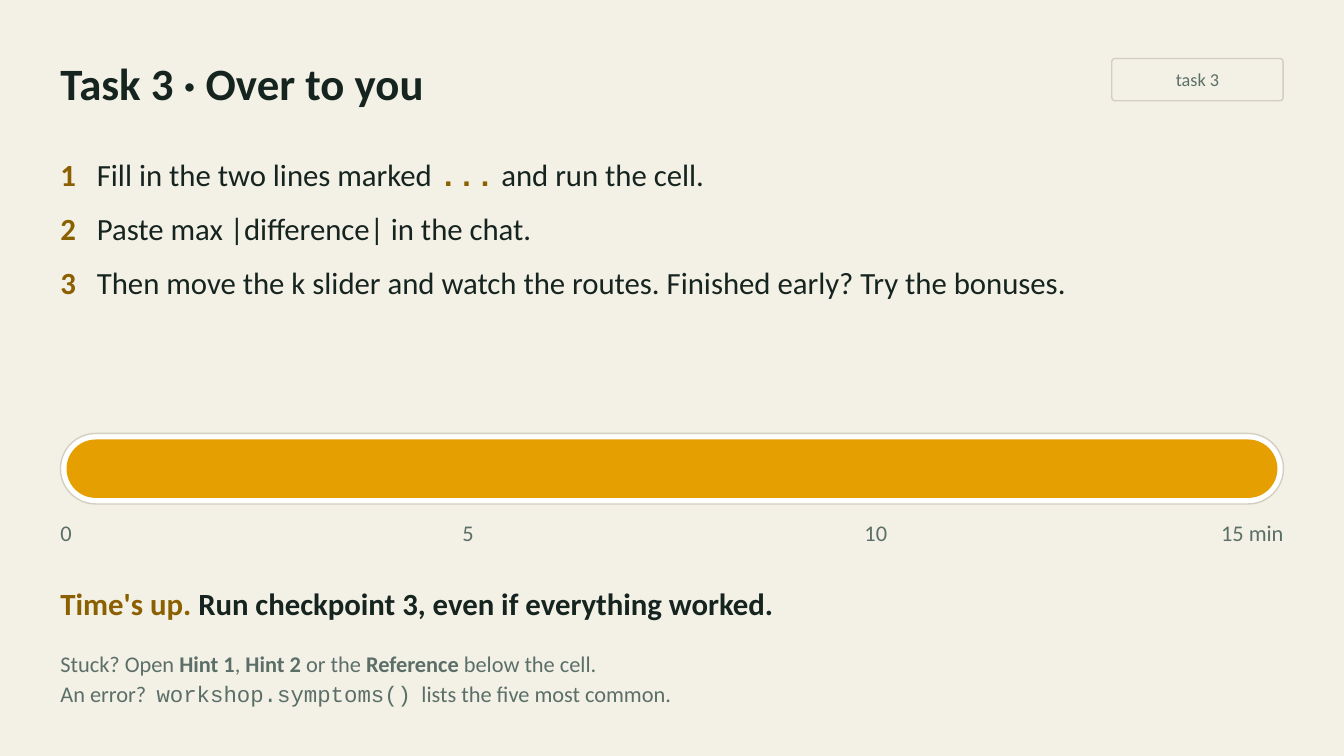
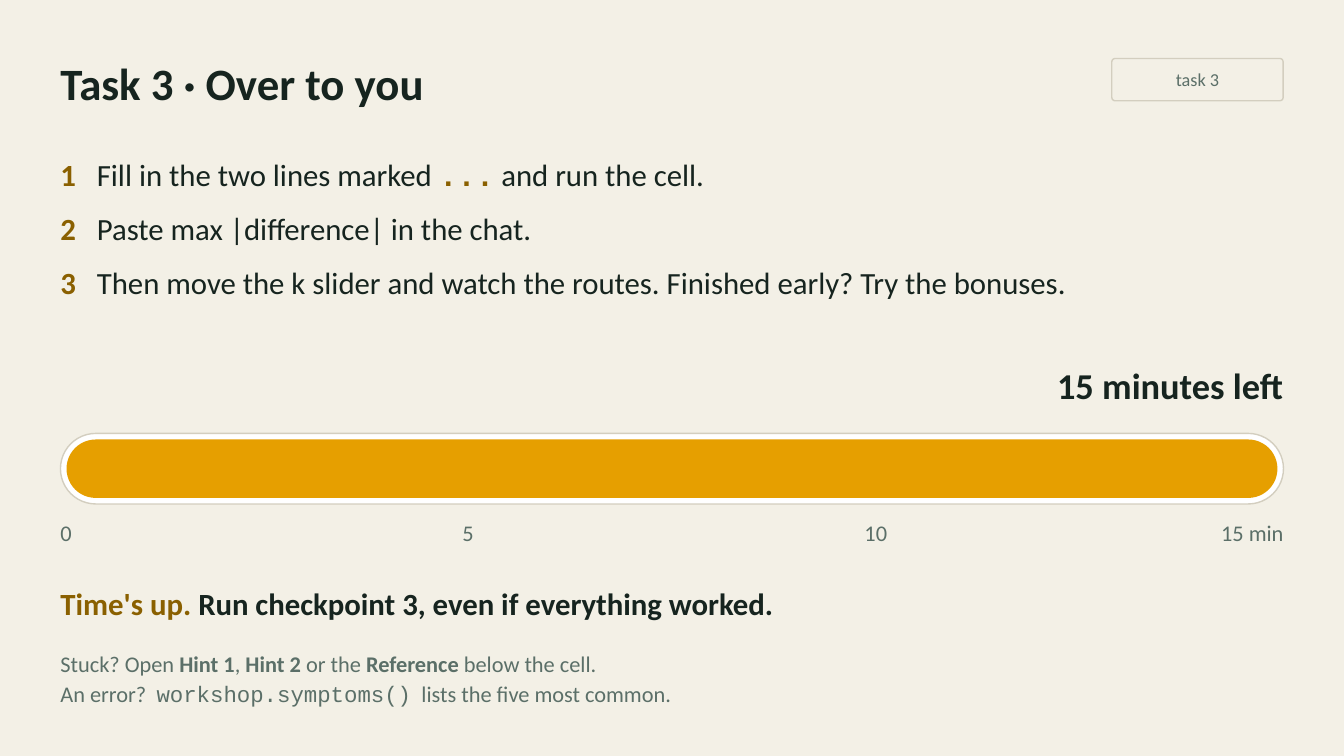
Before and after one commit to inferogenesis/cpomdp-workshop, a slide deck: slide 16 of deck/cpomdp_symposium_2026.pptx. Drawn at 1344x756 pixels with LibreOffice and Linux fonts; fonts in the diff are those of the drawing. Boxes give left, top, right and bottom in pixels: in the first picture for what was removed or moved away, otherwise in the second. Text is boxed around its words. In the diff, an @@ line names an element or a change of style, - is before the commit and + after.

```diff
--- a/deck/cpomdp_symposium_2026.pptx
+++ b/deck/cpomdp_symposium_2026.pptx
@@ text added at (1057, 373, 1283, 400), 26 pt, text #16241F, bold @@
+15 minutes left
```
Also in this commit, not shown: 3 other slides changed, 4 other files.
